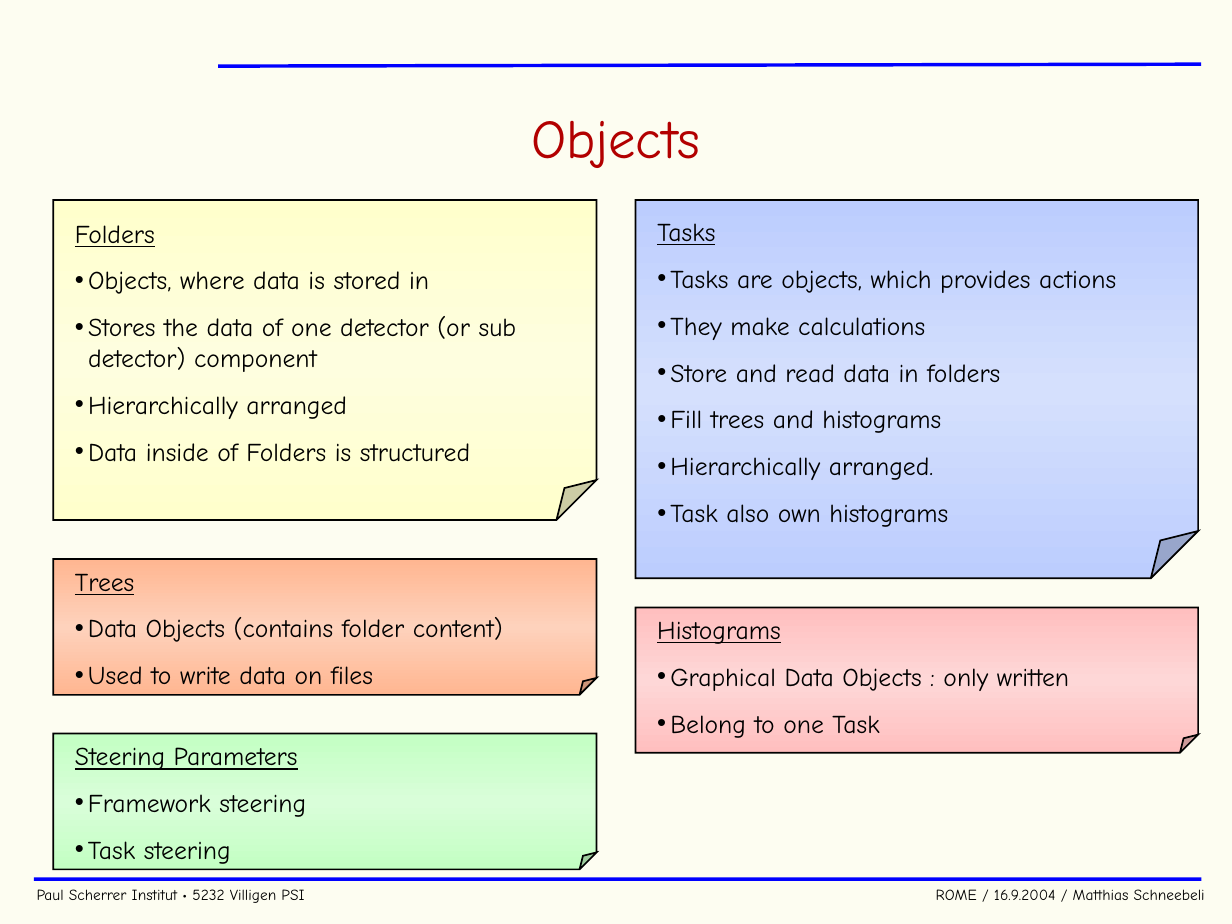
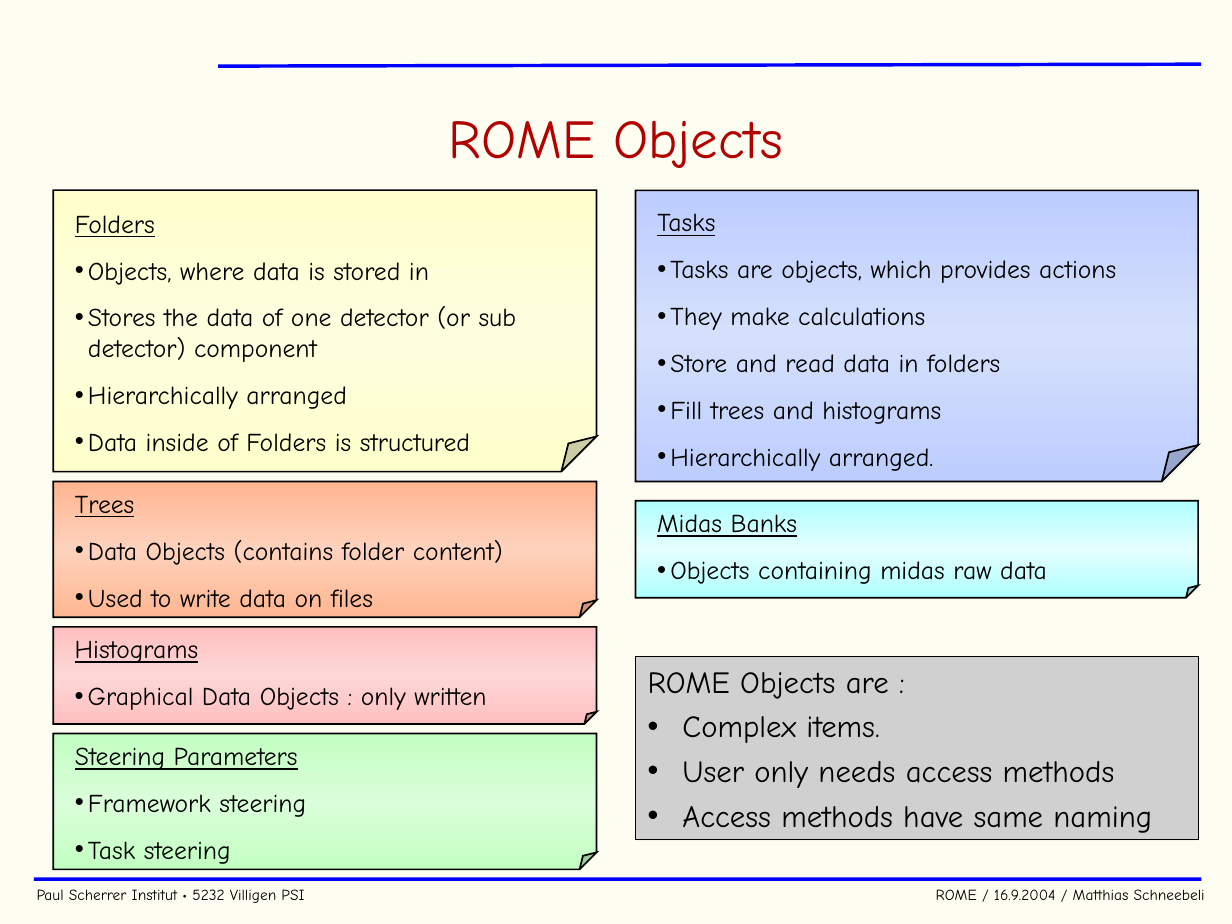
Before and after one commit to cjpl/rome, a slide deck: slide 10 of documentation/ROME.ppt. Drawn at 1232x924 pixels with LibreOffice and Linux fonts; fonts in the diff are those of the drawing; grey boxes stand for pictures; background and template pictures are left out. Boxes give left, top, right and bottom in pixels: in the first picture for what was removed or moved away, otherwise in the second. Text is boxed around its words. In the diff, an @@ line names an element or a change of style, - is before the commit and + after.

```diff
--- a/documentation/ROME.ppt
+++ b/documentation/ROME.ppt
@@ title at (449,121,783,168): text changed @@
-Objects
+ROME Objects
@@ folded corner: place and size @@
-folded corner at (53,200,596,520)
+folded corner at (53,190,596,471)
@@ text "Folders": place and size @@
-text "Folders" at (75,225,516,462)
+text "Folders" at (75,215,516,452)
@@ folded corner: place and size @@
-folded corner at (636,200,1199,578)
+folded corner at (636,191,1199,482)
@@ text "Tasks": place and size @@
-text "Tasks" at (657,223,1116,527)
+text "Tasks" at (657,213,1116,471)
@@ folded corner: place and size @@
-folded corner at (53,559,596,695)
+folded corner at (53,482,596,617)
@@ text "Trees": place and size @@
-text "Trees" at (75,573,503,685)
+text "Trees" at (75,495,503,608)
@@ folded corner added at (636,500,1199,598), fill gradient #AFFFFF to #E5FEFE, outline #000000 0.99 pt @@
@@ text at (670,504,948,527): paragraph removed @@
-• Task also own histograms
@@ text added at (657,514,1047,584), 15 pt, text #000000 @@
+Midas Banks
+• Objects containing midas raw data
@@ folded corner: place and size @@
-folded corner at (636,607,1199,753)
+folded corner at (53,627,596,724)
@@ text "Histograms": place and size @@
-text "Histograms" at (657,621,1069,738)
+text "Histograms" at (75,640,486,710)
@@ rectangle added at (636,655,1199,840), fill #EBE3CF @@
@@ picture added at (636,655,1199,839), 18 pt, text #000000 @@
+ROME Objects are :
+• Complex items.
+• User only needs access methods
+• Access methods have same naming
@@ text at (670,715,879,738): paragraph removed @@
-• Belong to one Task
```
Also in this commit, not shown: 11 other slides changed, 1 slide added.
